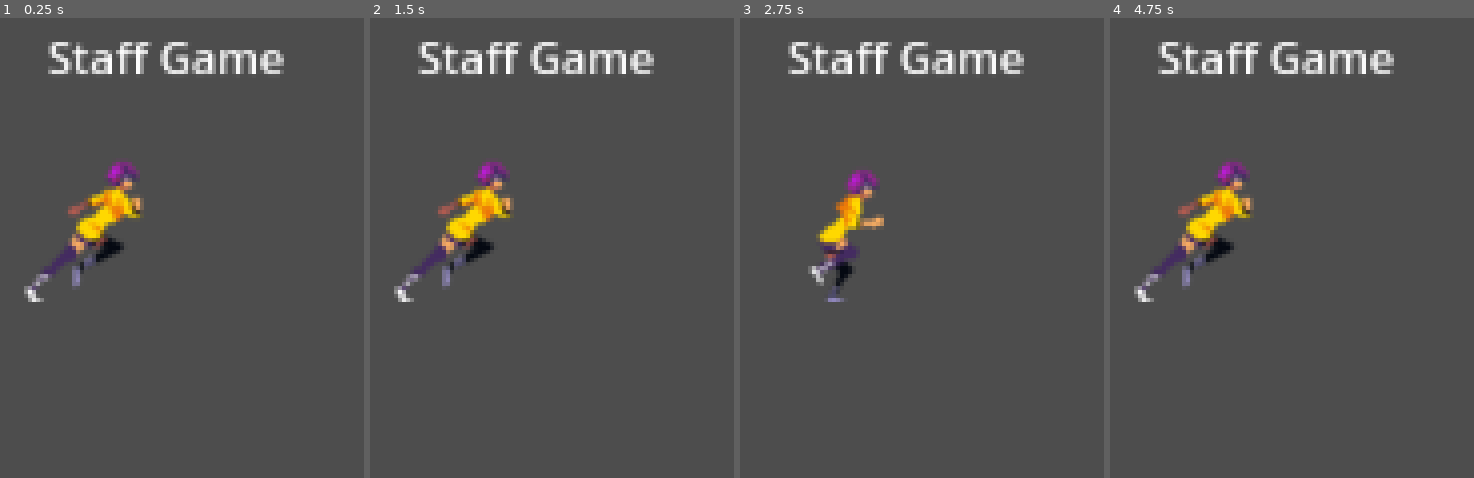
Above: before the commit, frames 1-4 (left to right).
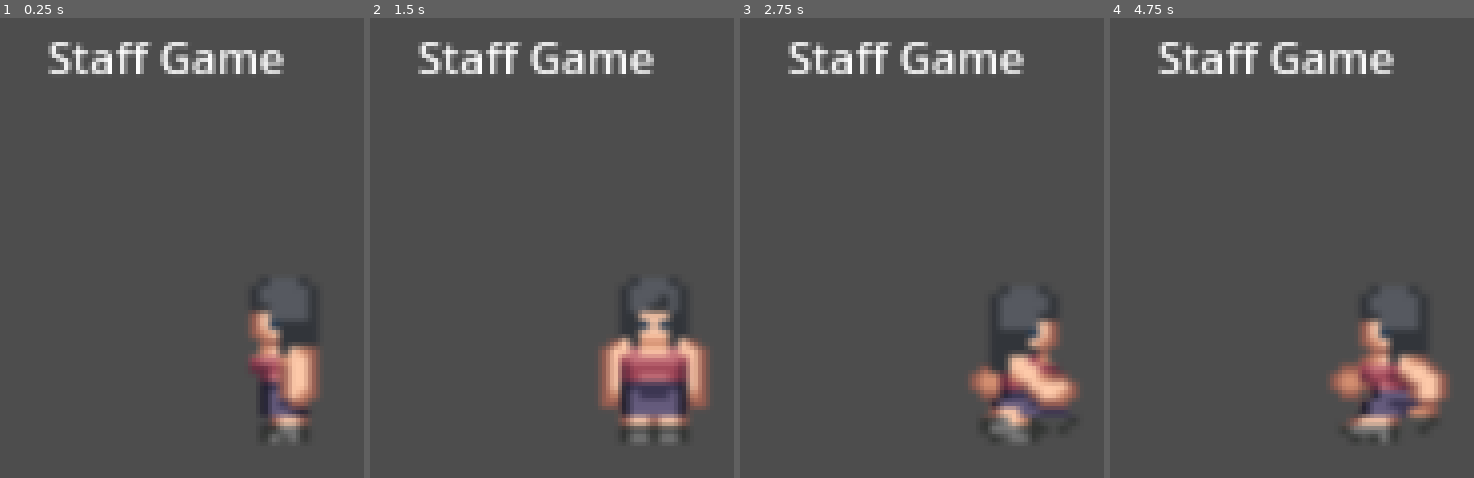
Above: after the commit, the same moments.

Repository: NathanReginato/StaffGame
Game: Godot game, scene res://Sandbox.tscn
Two runs of this game, one before a commit and one after it. Both use one fixed random seed, a clock stepped at 60 frames per second and the inputs below.
Inputs:
- Up to frame 1 (0.25 s): no input
- Up to frame 2 (1.5 s): tap Enter at 0.5 s; hold Right (ui_right) 0.53-1.28 s; hold Down (ui_down) from 1.28 s (still down)
- Up to frame 3 (2.75 s): release Down (ui_down) at 2.03 s; hold Right (ui_right) from 2.03 s (still down)
- Up to frame 4 (4.75 s): release Right (ui_right) at 2.78 s; hold Up (ui_up) 2.78-3.53 s; hold Left (ui_left) from 3.53 s (still down)

The runs differ from the first frame. In frame 1, 6.2% of the frame differs, in the area x 6-88%, y 31-93%; in frame 2, 8.5%, in the area x 6-94%, y 31-93%; in frame 3, 6.2%; in frame 4, 7.4%.

Commit message:
add eight way walking

Diff:
--- a/Sandbox/CharacterBody2D.gd
+++ b/Sandbox/CharacterBody2D.gd
@@ -2,7 +2,21 @@
 @onready var _animated_sprite = $AnimatedSprite2D
 
 func _process(_delta):
-	if Input.is_action_pressed("ui_right"):
-		_animated_sprite.play("run")
+	if Input.is_action_pressed("ui_up") && Input.is_action_pressed("ui_right"):
+		_animated_sprite.play("WalkNorthEast")
+	elif Input.is_action_pressed("ui_up") && Input.is_action_pressed("ui_left"):
+		_animated_sprite.play("WalkNorthWest")
+	elif Input.is_action_pressed("ui_down") && Input.is_action_pressed("ui_right"):
+		_animated_sprite.play("WalkSouthEast")
+	elif Input.is_action_pressed("ui_down") && Input.is_action_pressed("ui_left"):
+		_animated_sprite.play("WalkSouthWest")
+	elif Input.is_action_pressed("ui_right"):
+		_animated_sprite.play("WalkEast")
+	elif Input.is_action_pressed("ui_left"):
+		_animated_sprite.play("WalkWest")
+	elif Input.is_action_pressed("ui_up"):
+		_animated_sprite.play("WalkNorth")
+	elif Input.is_action_pressed("ui_down"):
+		_animated_sprite.play("WalkSouth")
 	else:
 		_animated_sprite.stop()
--- a/Sandbox/Sandbox.tscn
+++ b/Sandbox/Sandbox.tscn
@@ -1,44 +1,272 @@
-[gd_scene load_steps=11 format=3 uid="uid://okj2yik4pj41"]
+[gd_scene load_steps=36 format=3 uid="uid://okj2yik4pj41"]
 
 [ext_resource type="Script" path="res://CharacterBody2D.gd" id="1_onsfm"]
-[ext_resource type="Texture2D" uid="uid://bvugupfsattia" path="res://run-1.png" id="1_x8so8"]
-[ext_resource type="Texture2D" uid="uid://okpy33ifnnre" path="res://run-2.png" id="2_seb4g"]
-[ext_resource type="Texture2D" uid="uid://dl6ovfl8xykot" path="res://run-3.png" id="3_qt4hs"]
-[ext_resource type="Texture2D" uid="uid://j3cm2uuxlox1" path="res://run-4.png" id="4_yu27x"]
-[ext_resource type="Texture2D" uid="uid://bnjpw5v7huy2a" path="res://run-5.png" id="5_kg7gr"]
-[ext_resource type="Texture2D" uid="uid://dibvh5we8q6cw" path="res://run-6.png" id="6_xrn8u"]
-[ext_resource type="Texture2D" uid="uid://ubctimedc4ag" path="res://run-7.png" id="7_nmejl"]
-[ext_resource type="Texture2D" uid="uid://bpku1j1par4d6" path="res://run-8.png" id="8_ohg0u"]
+[ext_resource type="Texture2D" uid="uid://dles2nscaedp4" path="res://Civilian2_Move.png" id="2_xmtik"]
+
+[sub_resource type="AtlasTexture" id="AtlasTexture_j8kdr"]
+atlas = ExtResource("2_xmtik")
+region = Rect2(0, 104, 52, 52)
+
+[sub_resource type="AtlasTexture" id="AtlasTexture_tjred"]
+atlas = ExtResource("2_xmtik")
+region = Rect2(52, 104, 52, 52)
+
+[sub_resource type="AtlasTexture" id="AtlasTexture_xl071"]
+atlas = ExtResource("2_xmtik")
+region = Rect2(104, 104, 52, 52)
+
+[sub_resource type="AtlasTexture" id="AtlasTexture_p378i"]
+atlas = ExtResource("2_xmtik")
+region = Rect2(156, 104, 52, 52)
+
+[sub_resource type="AtlasTexture" id="AtlasTexture_i2klh"]
+atlas = ExtResource("2_xmtik")
+region = Rect2(0, 208, 52, 52)
+
+[sub_resource type="AtlasTexture" id="AtlasTexture_7hu56"]
+atlas = ExtResource("2_xmtik")
+region = Rect2(52, 208, 52, 52)
+
+[sub_resource type="AtlasTexture" id="AtlasTexture_2yxyp"]
+atlas = ExtResource("2_xmtik")
+region = Rect2(104, 208, 52, 52)
+
+[sub_resource type="AtlasTexture" id="AtlasTexture_n4ip4"]
+atlas = ExtResource("2_xmtik")
+region = Rect2(156, 208, 52, 52)
+
+[sub_resource type="AtlasTexture" id="AtlasTexture_1p85f"]
+atlas = ExtResource("2_xmtik")
+region = Rect2(0, 156, 52, 52)
+
+[sub_resource type="AtlasTexture" id="AtlasTexture_b72li"]
+atlas = ExtResource("2_xmtik")
+region = Rect2(52, 156, 52, 52)
+
+[sub_resource type="AtlasTexture" id="AtlasTexture_0skrb"]
+atlas = ExtResource("2_xmtik")
+region = Rect2(104, 156, 52, 52)
+
+[sub_resource type="AtlasTexture" id="AtlasTexture_dmnaj"]
+atlas = ExtResource("2_xmtik")
+region = Rect2(156, 156, 52, 52)
+
+[sub_resource type="AtlasTexture" id="AtlasTexture_q1b7a"]
+atlas = ExtResource("2_xmtik")
+region = Rect2(0, 260, 52, 52)
+
+[sub_resource type="AtlasTexture" id="AtlasTexture_f1vw4"]
+atlas = ExtResource("2_xmtik")
+region = Rect2(52, 260, 52, 52)
+
+[sub_resource type="AtlasTexture" id="AtlasTexture_d1ul0"]
+atlas = ExtResource("2_xmtik")
+region = Rect2(104, 260, 52, 52)
+
+[sub_resource type="AtlasTexture" id="AtlasTexture_ubhrh"]
+atlas = ExtResource("2_xmtik")
+region = Rect2(156, 260, 52, 52)
+
+[sub_resource type="AtlasTexture" id="AtlasTexture_pkwmr"]
+atlas = ExtResource("2_xmtik")
+region = Rect2(0, 0, 52, 52)
+
+[sub_resource type="AtlasTexture" id="AtlasTexture_tg0hx"]
+atlas = ExtResource("2_xmtik")
+region = Rect2(52, 0, 52, 52)
+
+[sub_resource type="AtlasTexture" id="AtlasTexture_aoxn4"]
+atlas = ExtResource("2_xmtik")
+region = Rect2(104, 0, 52, 52)
+
+[sub_resource type="AtlasTexture" id="AtlasTexture_bn61r"]
+atlas = ExtResource("2_xmtik")
+region = Rect2(156, 0, 52, 52)
+
+[sub_resource type="AtlasTexture" id="AtlasTexture_fjaju"]
+atlas = ExtResource("2_xmtik")
+region = Rect2(0, 52, 52, 52)
+
+[sub_resource type="AtlasTexture" id="AtlasTexture_0qmo7"]
+atlas = ExtResource("2_xmtik")
+region = Rect2(52, 52, 52, 52)
+
+[sub_resource type="AtlasTexture" id="AtlasTexture_jhu0g"]
+atlas = ExtResource("2_xmtik")
+region = Rect2(104, 52, 52, 52)
+
+[sub_resource type="AtlasTexture" id="AtlasTexture_bfyv0"]
+atlas = ExtResource("2_xmtik")
+region = Rect2(156, 52, 52, 52)
+
+[sub_resource type="AtlasTexture" id="AtlasTexture_kmc2h"]
+atlas = ExtResource("2_xmtik")
+region = Rect2(0, 364, 52, 52)
+
+[sub_resource type="AtlasTexture" id="AtlasTexture_cpq80"]
+atlas = ExtResource("2_xmtik")
+region = Rect2(52, 364, 52, 52)
+
+[sub_resource type="AtlasTexture" id="AtlasTexture_agcca"]
+atlas = ExtResource("2_xmtik")
+region = Rect2(104, 364, 52, 52)
+
+[sub_resource type="AtlasTexture" id="AtlasTexture_hfeem"]
+atlas = ExtResource("2_xmtik")
+region = Rect2(156, 364, 52, 52)
+
+[sub_resource type="AtlasTexture" id="AtlasTexture_ufs41"]
+atlas = ExtResource("2_xmtik")
+region = Rect2(0, 312, 52, 52)
+
+[sub_resource type="AtlasTexture" id="AtlasTexture_x733t"]
+atlas = ExtResource("2_xmtik")
+region = Rect2(52, 312, 52, 52)
+
+[sub_resource type="AtlasTexture" id="AtlasTexture_81ksn"]
+atlas = ExtResource("2_xmtik")
+region = Rect2(104, 312, 52, 52)
+
+[sub_resource type="AtlasTexture" id="AtlasTexture_4l1sg"]
+atlas = ExtResource("2_xmtik")
+region = Rect2(156, 312, 52, 52)
 
 [sub_resource type="SpriteFrames" id="SpriteFrames_oo55t"]
 animations = [{
 "frames": [{
 "duration": 1.0,
-"texture": ExtResource("1_x8so8")
-}, {
-"duration": 1.0,
-"texture": ExtResource("2_seb4g")
-}, {
-"duration": 1.0,
-"texture": ExtResource("3_qt4hs")
-}, {
-"duration": 1.0,
-"texture": ExtResource("4_yu27x")
-}, {
-"duration": 1.0,
-"texture": ExtResource("5_kg7gr")
-}, {
-"duration": 1.0,
-"texture": ExtResource("6_xrn8u")
-}, {
-"duration": 1.0,
-"texture": ExtResource("7_nmejl")
-}, {
-"duration": 1.0,
-"texture": ExtResource("8_ohg0u")
-}],
-"loop": true,
-"name": &"run",
+"texture": SubResource("AtlasTexture_j8kdr")
+}, {
+"duration": 1.0,
+"texture": SubResource("AtlasTexture_tjred")
+}, {
+"duration": 1.0,
+"texture": SubResource("AtlasTexture_xl071")
+}, {
+"duration": 1.0,
+"texture": SubResource("AtlasTexture_p378i")
+}],
+"loop": true,
+"name": &"WalkEast",
+"speed": 5.0
+}, {
+"frames": [{
+"duration": 1.0,
+"texture": SubResource("AtlasTexture_i2klh")
+}, {
+"duration": 1.0,
+"texture": SubResource("AtlasTexture_7hu56")
+}, {
+"duration": 1.0,
+"texture": SubResource("AtlasTexture_2yxyp")
+}, {
+"duration": 1.0,
+"texture": SubResource("AtlasTexture_n4ip4")
+}],
+"loop": true,
+"name": &"WalkNorth",
+"speed": 5.0
+}, {
+"frames": [{
+"duration": 1.0,
+"texture": SubResource("AtlasTexture_1p85f")
+}, {
+"duration": 1.0,
+"texture": SubResource("AtlasTexture_b72li")
+}, {
+"duration": 1.0,
+"texture": SubResource("AtlasTexture_0skrb")
+}, {
+"duration": 1.0,
+"texture": SubResource("AtlasTexture_dmnaj")
+}],
+"loop": true,
+"name": &"WalkNorthEast",
+"speed": 5.0
+}, {
+"frames": [{
+"duration": 1.0,
+"texture": SubResource("AtlasTexture_q1b7a")
+}, {
+"duration": 1.0,
+"texture": SubResource("AtlasTexture_f1vw4")
+}, {
+"duration": 1.0,
+"texture": SubResource("AtlasTexture_d1ul0")
+}, {
+"duration": 1.0,
+"texture": SubResource("AtlasTexture_ubhrh")
+}],
+"loop": true,
+"name": &"WalkNorthWest",
+"speed": 5.0
+}, {
+"frames": [{
+"duration": 1.0,
+"texture": SubResource("AtlasTexture_pkwmr")
+}, {
+"duration": 1.0,
+"texture": SubResource("AtlasTexture_tg0hx")
+}, {
+"duration": 1.0,
+"texture": SubResource("AtlasTexture_aoxn4")
+}, {
+"duration": 1.0,
+"texture": SubResource("AtlasTexture_bn61r")
+}],
+"loop": true,
+"name": &"WalkSouth",
+"speed": 5.0
+}, {
+"frames": [{
+"duration": 1.0,
+"texture": SubResource("AtlasTexture_fjaju")
+}, {
+"duration": 1.0,
+"texture": SubResource("AtlasTexture_0qmo7")
+}, {
+"duration": 1.0,
+"texture": SubResource("AtlasTexture_jhu0g")
+}, {
+"duration": 1.0,
+"texture": SubResource("AtlasTexture_bfyv0")
+}],
+"loop": true,
+"name": &"WalkSouthEast",
+"speed": 5.0
+}, {
+"frames": [{
+"duration": 1.0,
+"texture": SubResource("AtlasTexture_kmc2h")
+}, {
+"duration": 1.0,
+"texture": SubResource("AtlasTexture_cpq80")
+}, {
+"duration": 1.0,
+"texture": SubResource("AtlasTexture_agcca")
+}, {
+"duration": 1.0,
+"texture": SubResource("AtlasTexture_hfeem")
+}],
+"loop": true,
+"name": &"WalkSouthWest",
+"speed": 5.0
+}, {
+"frames": [{
+"duration": 1.0,
+"texture": SubResource("AtlasTexture_ufs41")
+}, {
+"duration": 1.0,
+"texture": SubResource("AtlasTexture_x733t")
+}, {
+"duration": 1.0,
+"texture": SubResource("AtlasTexture_81ksn")
+}, {
+"duration": 1.0,
+"texture": SubResource("AtlasTexture_4l1sg")
+}],
+"loop": true,
+"name": &"WalkWest",
 "speed": 5.0
 }]
 
@@ -55,6 +283,8 @@
 script = ExtResource("1_onsfm")
 
 [node name="AnimatedSprite2D" type="AnimatedSprite2D" parent="CharacterBody2D"]
-position = Vector2(51, 94)
+position = Vector2(116.5, 149.5)
+scale = Vector2(3.51923, 3.13462)
 sprite_frames = SubResource("SpriteFrames_oo55t")
-animation = &"run"
+animation = &"WalkWest"
+frame_progress = 0.211149
Binary file added: Sandbox/Civilian2_Move.png
Not shown, changed: Sandbox/Civilian2_Move.png.import
Binary file removed: Sandbox/run-1.png
Not shown, removed: Sandbox/run-1.png.import
Binary file removed: Sandbox/run-2.png
Not shown, removed: Sandbox/run-2.png.import
Binary file removed: Sandbox/run-3.png
Not shown, removed: Sandbox/run-3.png.import
Binary file removed: Sandbox/run-4.png
Not shown, removed: Sandbox/run-4.png.import
Binary file removed: Sandbox/run-5.png
Not shown, removed: Sandbox/run-5.png.import
(and 5 more such lines)
